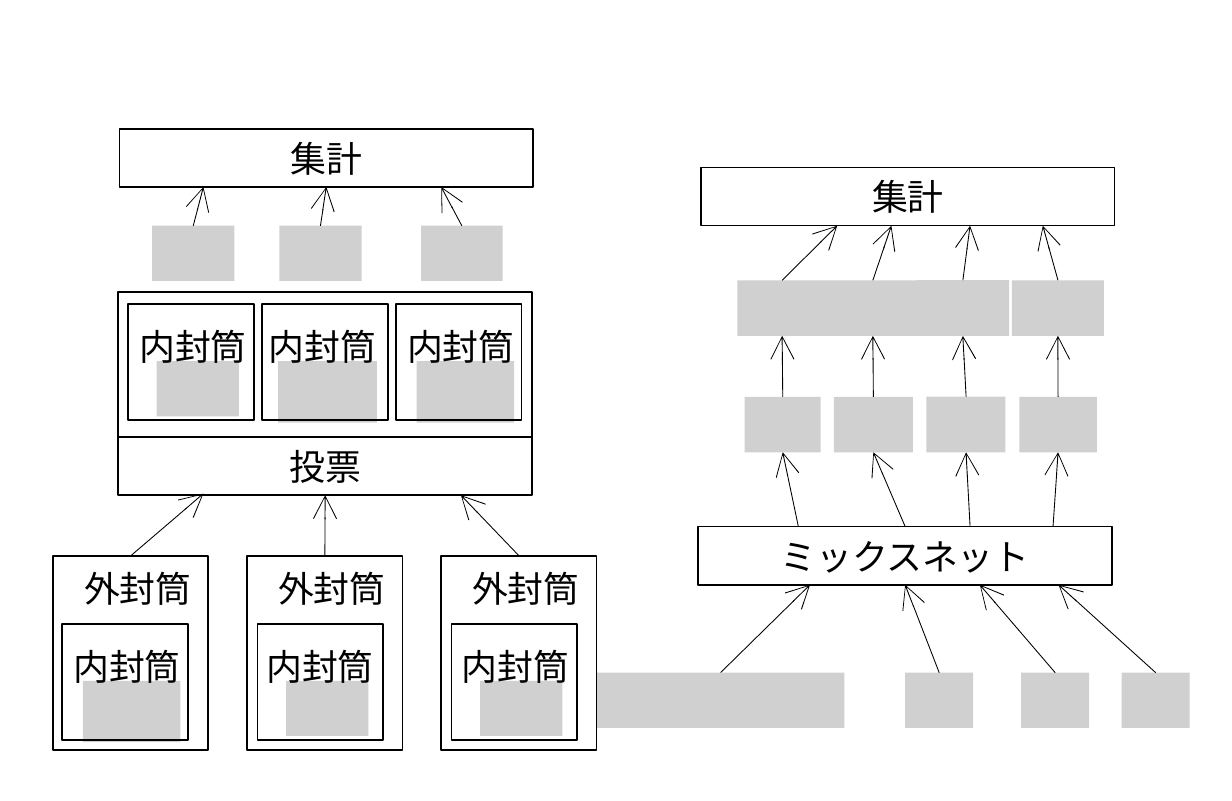
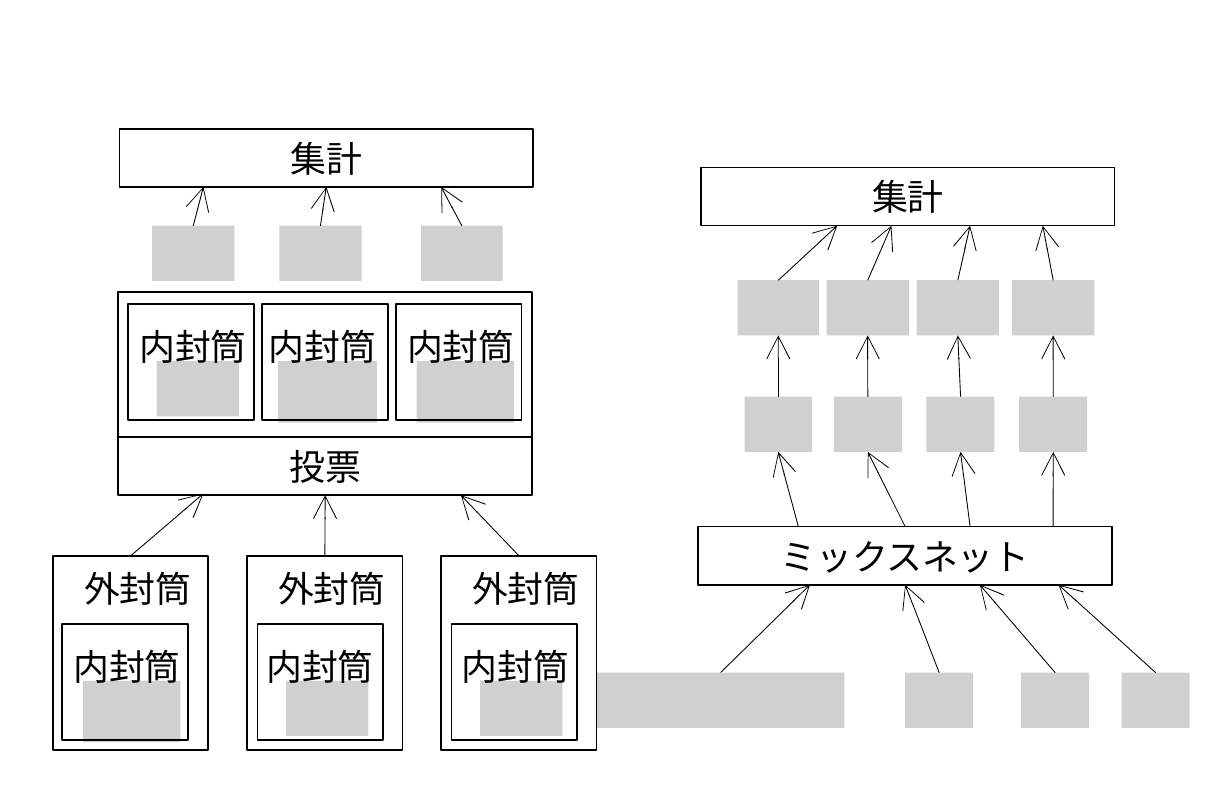
Before and after one commit to herumi/ango-src, a slide deck: slide 1 of img/vote.pptx. Drawn at 1232x801 pixels with LibreOffice and Linux fonts; fonts in the diff are those of the drawing; grey boxes stand for pictures. Boxes give left, top, right and bottom in pixels: in the first picture for what was removed or moved away, otherwise in the second. Text is boxed around its words. In the diff, an @@ line names an element or a change of style, - is before the commit and + after.

```diff
--- a/img/vote.pptx
+++ b/img/vote.pptx
@@ arrow moved from (872, 281) - (892, 227) to (867, 281) - (892, 227) @@
@@ arrow moved from (963, 281) - (971, 227) to (958, 281) - (971, 227) @@
@@ arrow moved from (1057, 281) - (1042, 227) to (1052, 281) - (1042, 227) @@
@@ picture: place and size @@
-picture at (737, 281, 825, 338)
+picture at (737, 281, 818, 335)
@@ picture: place and size @@
-picture at (825, 281, 919, 338)
+picture at (825, 281, 907, 335)
@@ picture: place and size @@
-picture at (917, 281, 1010, 338)
+picture at (917, 281, 998, 335)
@@ picture: place and size @@
-picture at (1013, 281, 1104, 338)
+picture at (1013, 281, 1094, 335)
@@ arrow moved from (784, 397) - (781, 335) to (779, 397) - (779, 335) @@
@@ 3 arrows: place and size @@
-3 arrows at (872, 335, 1057, 397)
+3 arrows at (867, 335, 1052, 397)
@@ picture: place and size @@
-picture at (744, 397, 821, 453)
+picture at (744, 397, 811, 451)
@@ picture: place and size @@
-picture at (833, 397, 912, 453)
+picture at (833, 397, 902, 451)
@@ picture: place and size @@
-picture at (926, 397, 1005, 453)
+picture at (926, 397, 995, 451)
@@ picture: place and size @@
-picture at (1020, 397, 1099, 453)
+picture at (1020, 397, 1089, 451)
@@ arrow moved from (798, 527) - (784, 453) to (798, 527) - (779, 451) @@
@@ arrow moved from (904, 527) - (872, 453) to (904, 527) - (867, 451) @@
@@ arrow moved from (971, 527) - (966, 453) to (971, 527) - (961, 451) @@
@@ arrow moved from (1052, 527) - (1057, 453) to (1052, 527) - (1052, 451) @@
```
Also in this commit, not shown: 1 other file.
